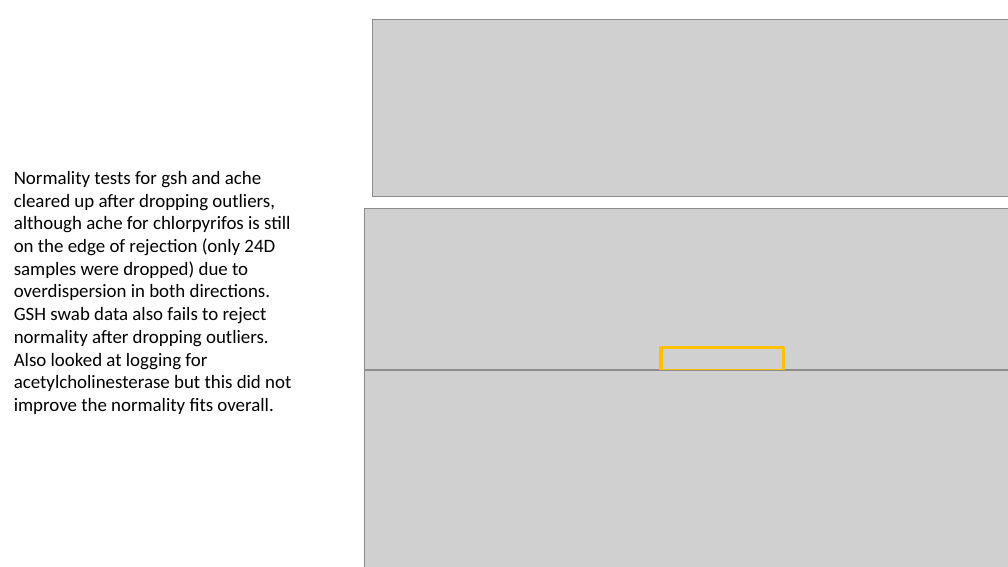
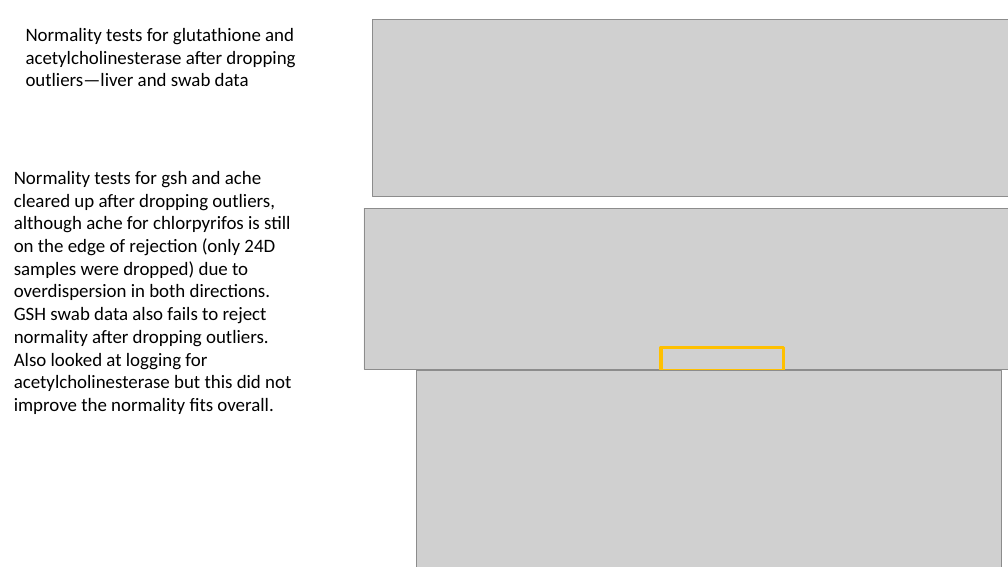
Before and after one commit to amphibian-exeff/vanmeter_salamander_exposures, a slide deck: slide 12 of pptx/vanmeter_salamander_exposures.pptx. Drawn at 1008x567 pixels with LibreOffice and Linux fonts; fonts in the diff are those of the drawing; grey boxes stand for pictures. Boxes give left, top, right and bottom in pixels: in the first picture for what was removed or moved away, otherwise in the second. Text is boxed around its words. In the diff, an @@ line names an element or a change of style, - is before the commit and + after.

Commit message:
swab test results and kernel density figures

```diff
--- a/pptx/vanmeter_salamander_exposures.pptx
+++ b/pptx/vanmeter_salamander_exposures.pptx
@@ text added at (x1=26, y1=28, x2=295, y2=86), 18 pt, text #000000 @@
+Normality tests for glutathione and acetylcholinesterase after dropping outliers—liver and swab data
@@ picture resized from (x1=364, y1=371, x2=1008, y2=567) to (x1=416, y1=371, x2=1002, y2=567) @@
```
Also in this commit, not shown: 13 other slides changed, 9 slides added, 1 slide removed, 3 other files.
